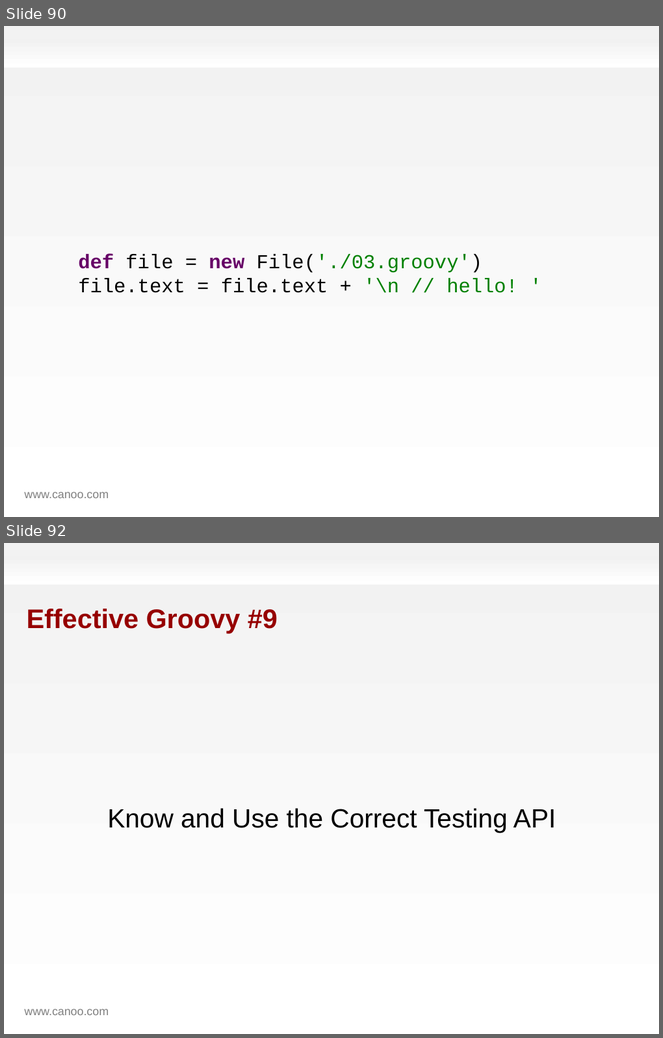
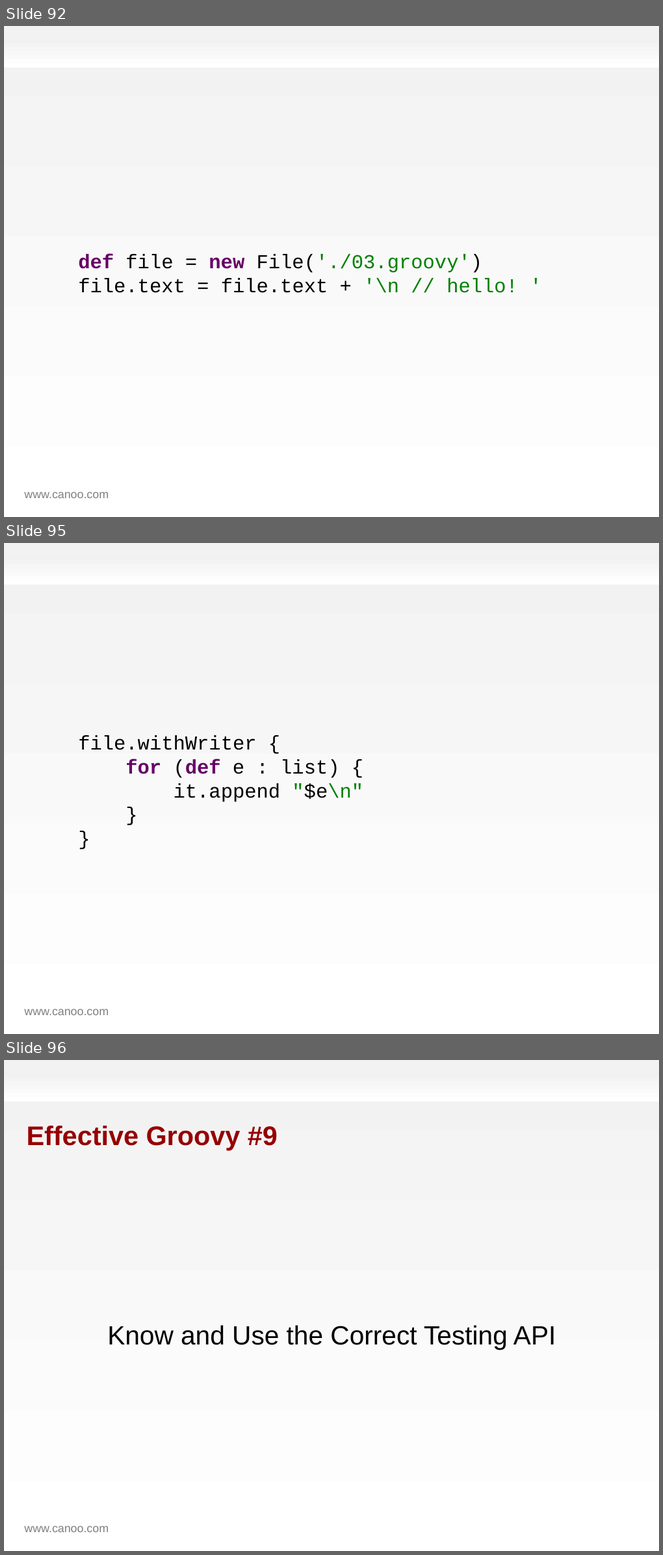
Before and after one commit to HamletDRC/presentations, a slide deck: effectivegroovy/effectivegroovy.odp. Shown one above the other, each under a label of ours: slides 90 and 92 before the commit, slides 92, 95 and 96 after it; the slides between them are not shown. The pictures are 663x1038 and 663x1555 pixels, drawn with LibreOffice and Linux fonts; fonts in the diff are those of the drawing; background and template pictures are left out. Boxes give left, top, right and bottom in pixels: in the first picture for what was removed or moved away, otherwise in the second. Text is boxed around its words. In the diff, an @@ line names an element or a change of style, - is before the commit and + after.

```diff
--- a/effectivegroovy/effectivegroovy.odp
+++ b/effectivegroovy/effectivegroovy.odp
@@ slide 95 added at (4,543,659,1034), background gradient #F2F2F2 to #FFFFFF; not listed: 2 template elements that a slide beside it also shows @@
@@ text added at (78,736,363,802), 24 pt, text #000000 @@
+file.withWriter {
+for (def e : list) {
+it.append "$e\n"
+}
+}
@@ what was slide 90 is now slide 92 @@
@@ what was slide 92 is now slide 96 @@
```
Also in this commit, not shown: 1 slide changed, 3 other slides added, 1 other file.
